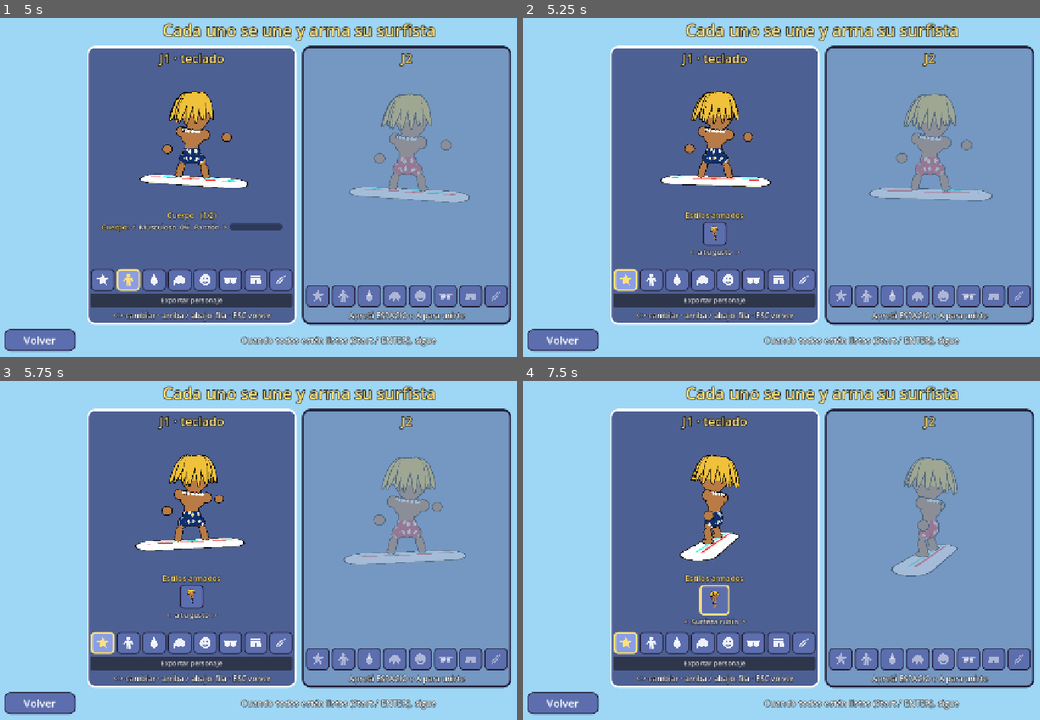
Above: before the commit, frames 1-4 (two rows, left to right).
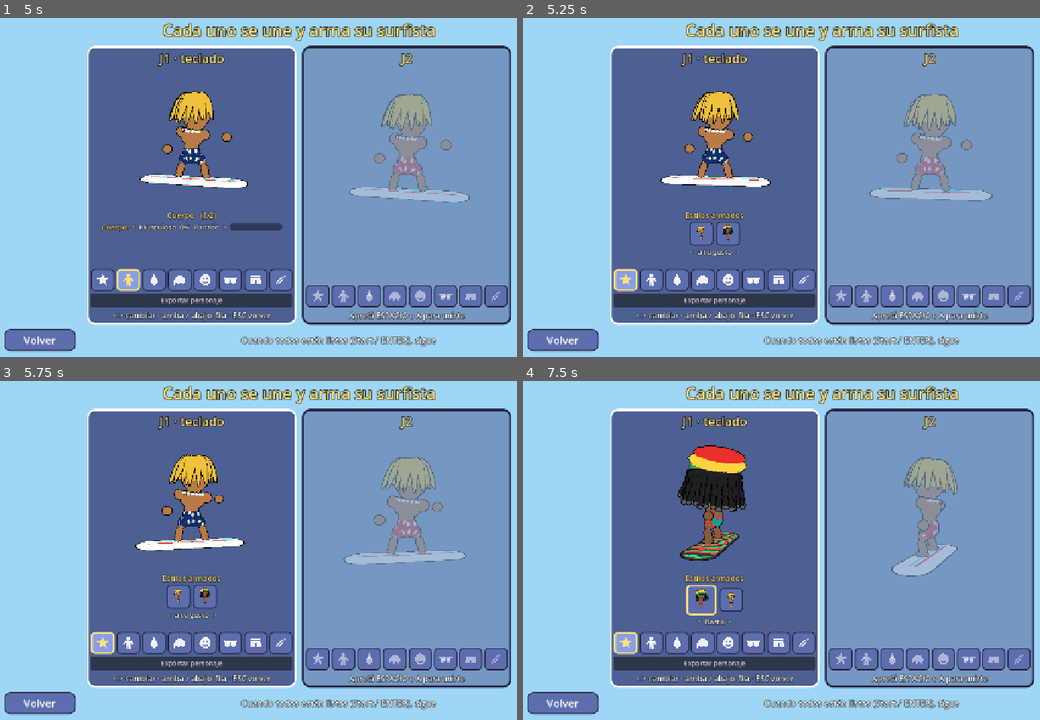
Above: after the commit, the same moments.

Repository: asimplesurfer/simplesurf
Game: Godot game, scene res://ui/menus/character_select.tscn
Two runs of this game, one before a commit and one after it. Both use one fixed random seed, a clock stepped at 60 frames per second and the inputs below. Sound files missing from this copy of the repository are replaced by a short silence.
Inputs (mouse positions are in pixels of both pictures, inside the frame that each line leads up to):
- Up to frame 1 (5 s): click "JUGAR" at 0.5 s; click "<" at 1.25 s; click ">" at 2 s; click "¡Vamos!" at 2.75 s; tap Enter at 3.5 s; move the mouse to (434, 167) at 3.52 s; hold D (p1_right) 3.53-4.25 s; hold Space (p1_a) 3.53-4.25 s; click (434, 167) at 3.67 s; drag from (175, 201) to (268, 255) at 4.27 s
- Up to frame 2 (5.25 s): click (626, 279) at 5.02 s
- Up to frame 3 (5.75 s): no input
- Up to frame 4 (7.5 s): move the mouse to (884, 472) at 5.77 s; hold D (p1_right) 5.78-6.5 s; tap Shift (p1_drift) at 5.85 s; drag from (791, 618) to (641, 496) at 6.52 s; move the mouse to (1003, 601) at 7.27 s; hold A (p1_left) from 7.28 s (still down); tap T (p1_storm) at 7.35 s

Frame 1 is identical in both runs. In frame 2, 0.5% of the frame differs, in the area x 32-43%, y 60-67%; in frame 3, 0.5%; in frame 4, 3.4%, in the area x 29-44%, y 18-73%.

Commit message:
Estilo armado Rasta (exportado por el usuario)
Co-Authored-By: Claude Opus 5.5 <noreply@anthropic.com>
Claude-Session: https://claude.ai/code/session_0158oNfJa2g5qsqyuATh8Mjh

Diff:
--- a/characters/character_data.gd
+++ b/characters/character_data.gd
@@ -133,11 +133,15 @@
 const TOPS := ["Nada", "Bikini", "Musculosa"]
 
 ## Estilos armados (el primero es el surfista original del modelo 3D).
-const PRESET_NAMES := ["Surfista rubio"]
+const PRESET_NAMES := ["Surfista rubio", "Rasta"]
 const PRESETS := [
 	{"weight": 0.0, "skin": 2, "head": 0, "hair": 2, "hair_color": 0,
 		"eyes": 0, "glasses": 1, "nose": 0, "mouth": 2, "extra": 0, "ears": 0, "neck": 1, "shorts": 0,
 		"shorts_pattern": 1, "board": 0, "board_design": 1},
+	{"board": 7, "board_design": 10, "board_design_color": 3, "board_design_color2": 0, "ears": 0, "extra": 0,
+		"eyes": 3, "glasses": 0, "hair": 14, "hair_color": 2, "hat": 9, "hat_color": 1, "head": 1, "mouth": 5,
+		"neck": 4, "nose": 0, "shorts": 3, "shorts_pattern": 8, "shorts_pattern_color": 0,
+		"shorts_pattern_color2": 3, "skin": 3, "top": 0, "weight": 0.2},
 ]
 
 ## Barra de cuerpo (0..1): 0 = musculoso ... 0.5 = normal ... 1 = panzón.
--- a/tests/suites/test_characters.gd
+++ b/tests/suites/test_characters.gd
@@ -179,7 +179,12 @@
 	_check(not c.field_applies("shorts_pattern_color"), "short liso: sin color de estampado")
 	c.shorts_pattern_index = 4
 	_check(c.field_applies("shorts_pattern_color2"), "hawaiano: con dos colores")
-	_check(CharacterData.PRESET_NAMES == ["Surfista rubio"], "queda un solo estilo armado: el surfista rubio")
+	_check(CharacterData.PRESET_NAMES[0] == "Surfista rubio", "el primer estilo armado es el surfista rubio")
+	_check(CharacterData.PRESETS.size() == CharacterData.PRESET_NAMES.size(), "cada estilo armado tiene nombre")
+	var rasta := CharacterData.new()
+	rasta.apply_preset(CharacterData.PRESET_NAMES.find("Rasta"))
+	_check(rasta.get_option("hair") == AvatarFeatures.DREADS and rasta.get_option("hat") == 9,
+		"estilo Rasta: rastas y gorro rasta")
 	# Exportar: el texto vuelve a dar el mismo personaje.
 	var rng := RandomNumberGenerator.new()
 	rng.seed = 11
